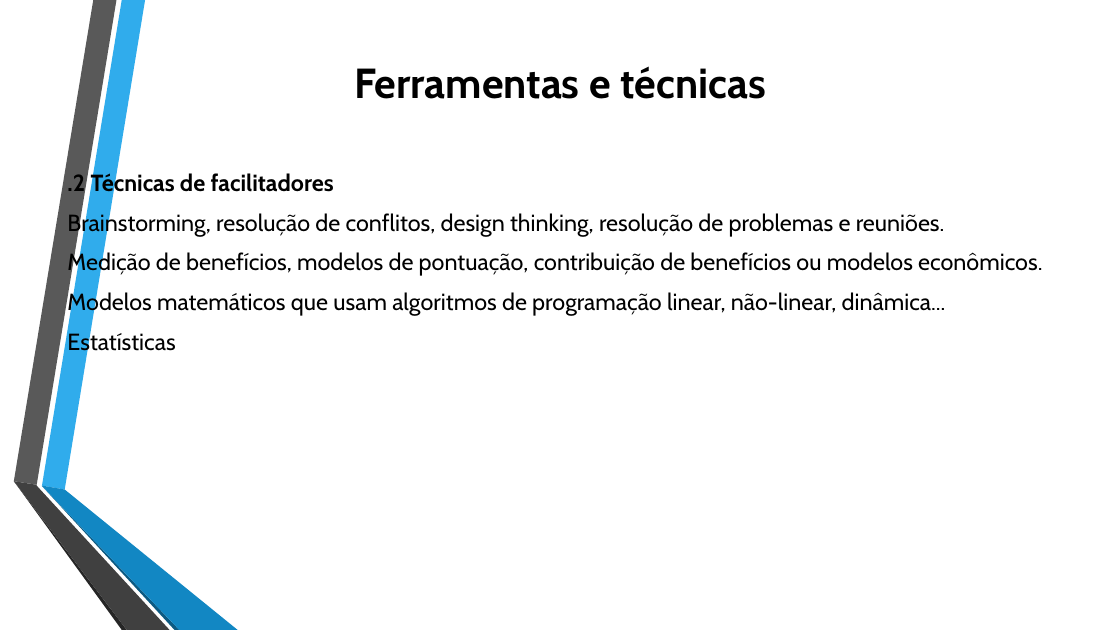
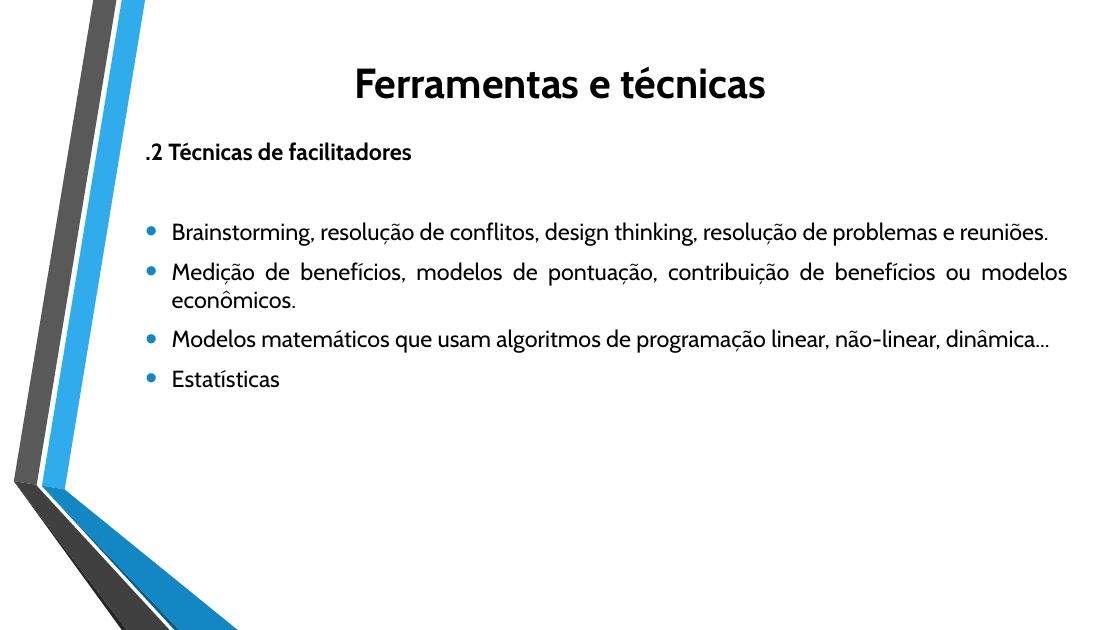
Before and after one commit to jharbes/ADMINISTRACAO-DE-REDES, a slide deck: slide 18 of RELATORIO PROVA P2/relatorio-pmbok-capitulo4-jharbes.pptx. Drawn at 1120x630 pixels with LibreOffice and Linux fonts; fonts in the diff are those of the drawing. Boxes give left, top, right and bottom in pixels: in the first picture for what was removed or moved away, otherwise in the second. Text is boxed around its words. In the diff, an @@ line names an element or a change of style, - is before the commit and + after.

```diff
--- a/RELATORIO PROVA P2/relatorio-pmbok-capitulo4-jharbes.pptx
+++ b/RELATORIO PROVA P2/relatorio-pmbok-capitulo4-jharbes.pptx
@@ text ".2 Técnicas de facilitadores": place and size @@
-text ".2 Técnicas de facilitadores" at (67, 171, 1042, 356)
+text ".2 Técnicas de facilitadores" at (145, 142, 1067, 388)
@@ text ".2 Técnicas de facilitadores" at (145, 142, 1067, 388): alignment left to justified; bullet none to • @@
```
Also in this commit, not shown: 11 other slides changed.
